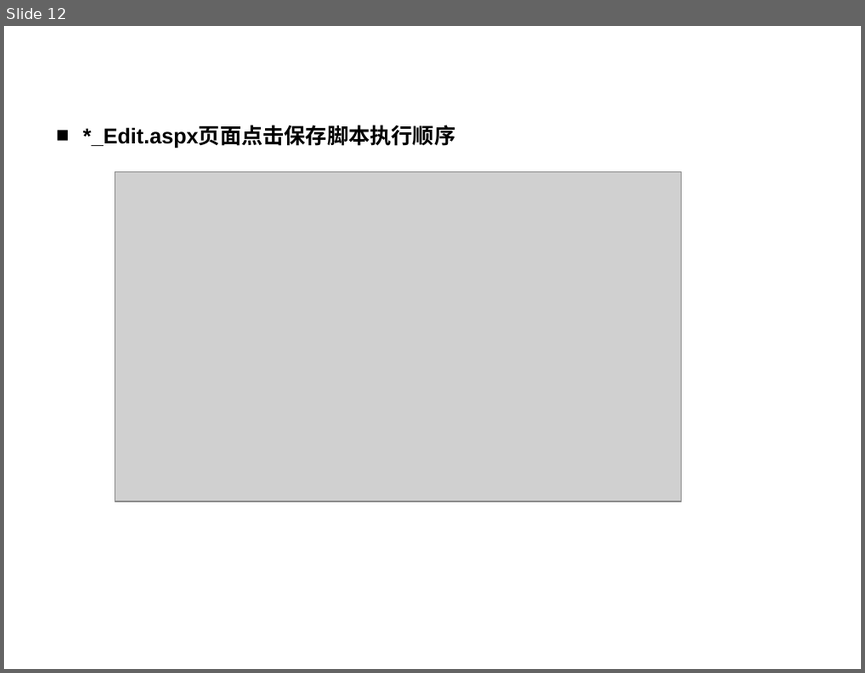
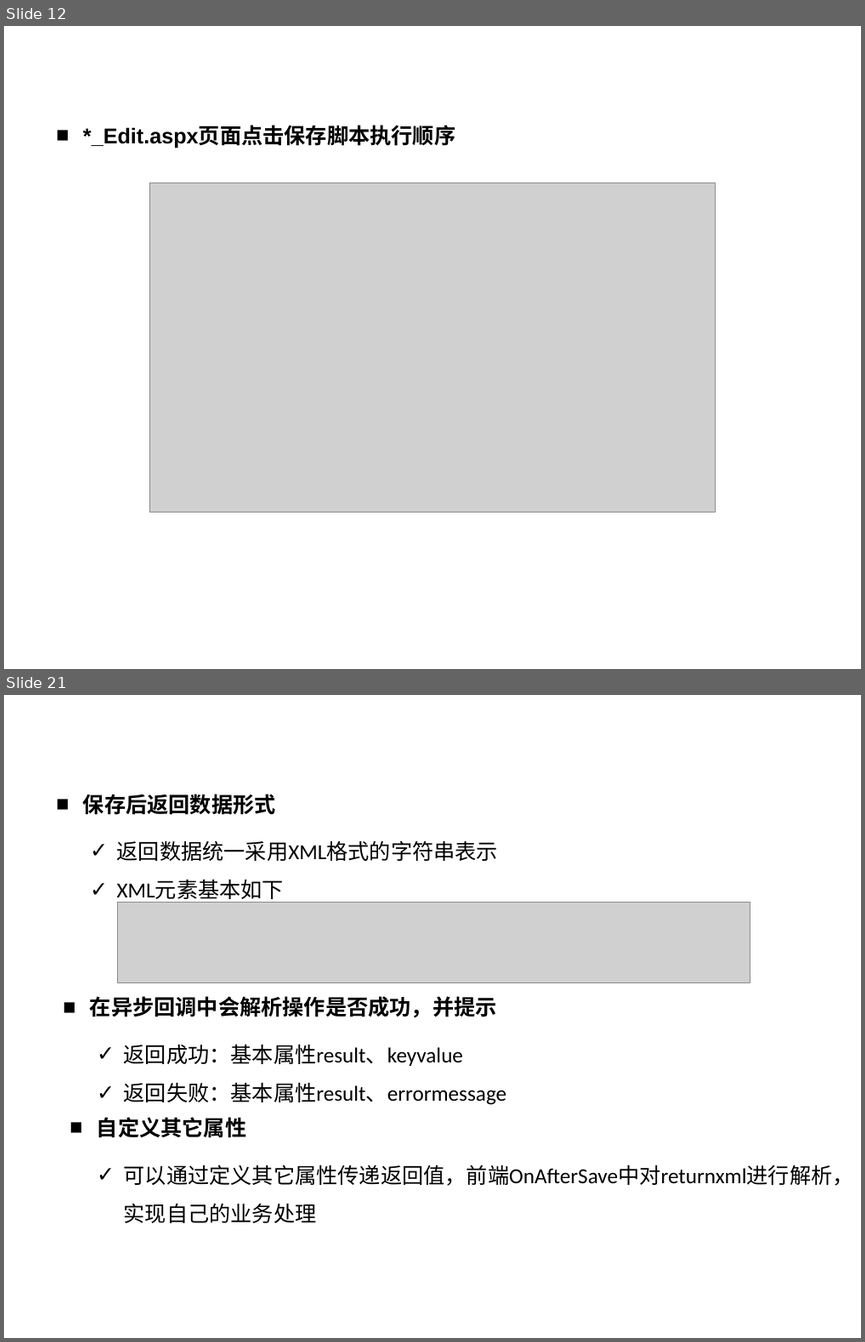
Before and after one commit to cwzyj157/Document, a slide deck: 技术分享/讲解AppForm.pptx. Shown one above the other, each under a label of ours: slide 12 before the commit, slides 12 and 21 after it; the slides between them are not shown. The pictures are 865x673 and 865x1342 pixels, drawn with LibreOffice and Linux fonts; fonts in the diff are those of the drawing; grey boxes stand for pictures; background and template pictures are left out. Boxes give left, top, right and bottom in pixels: in the first picture for what was removed or moved away, otherwise in the second. Text is boxed around its words. In the diff, an @@ line names an element or a change of style, - is before the commit and + after.

```diff
--- a/技术分享/讲解AppForm.pptx
+++ b/技术分享/讲解AppForm.pptx
@@ slide 21 added at <box>4,695,861,1338</box>, background picture (left out) @@
@@ text added at <box>82,698,409,754</box>, 32 pt, text #FFFFFF, bold @@
+错误异常如何解析
@@ text added at <box>83,794,276,815</box>, 18 pt, text #000000, bold @@
+■ 保存后返回数据形式
@@ text added at <box>117,840,498,902</box>, 18 pt, text #000000 @@
+✓ 返回数据统一采用XML格式的字符串表示
+✓ XML元素基本如下
@@ picture added at <box>118,902,750,983</box> @@
@@ text added at <box>90,996,497,1018</box>, 18 pt, text #000000, bold @@
+■ 在异步回调中会解析操作是否成功，并提示
@@ text added at <box>124,1043,507,1105</box>, 18 pt, text #000000 @@
+✓ 返回成功：基本属性result、keyvalue
+✓ 返回失败：基本属性result、errormessage
@@ text added at <box>97,1117,246,1138</box>, 18 pt, text #000000, bold @@
+■ 自定义其它属性
@@ text added at <box>124,1164,854,1223</box>, 18 pt, text #000000 @@
+✓ 可以通过定义其它属性传递返回值，前端OnAfterSave中对returnxml进行解析，实现自己的业务处理
@@ slide 12 changed as well @@
@@ picture: place and size @@
-picture at <box>115,171,681,500</box>
+picture at <box>149,182,715,512</box>
```
Also in this commit, not shown: 9 other slides changed, 8 other slides added, 1 slide removed, 2 other files.
